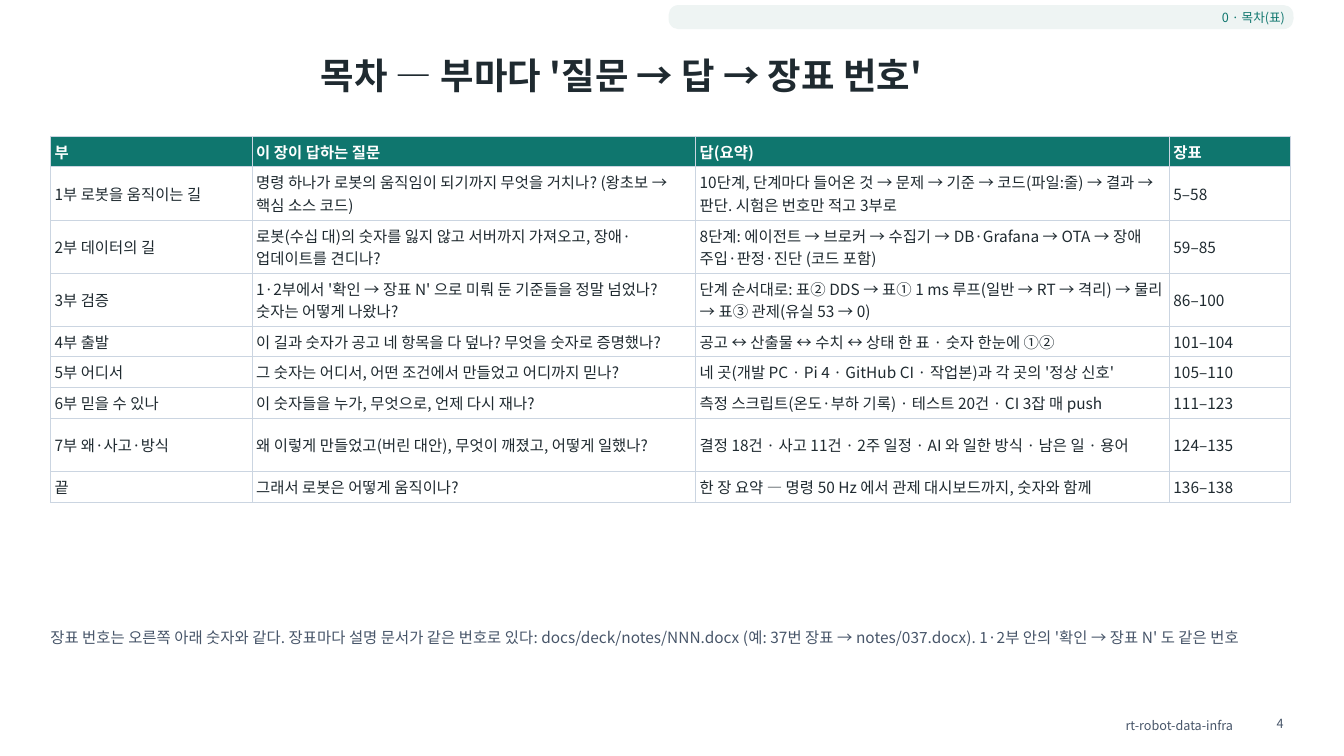
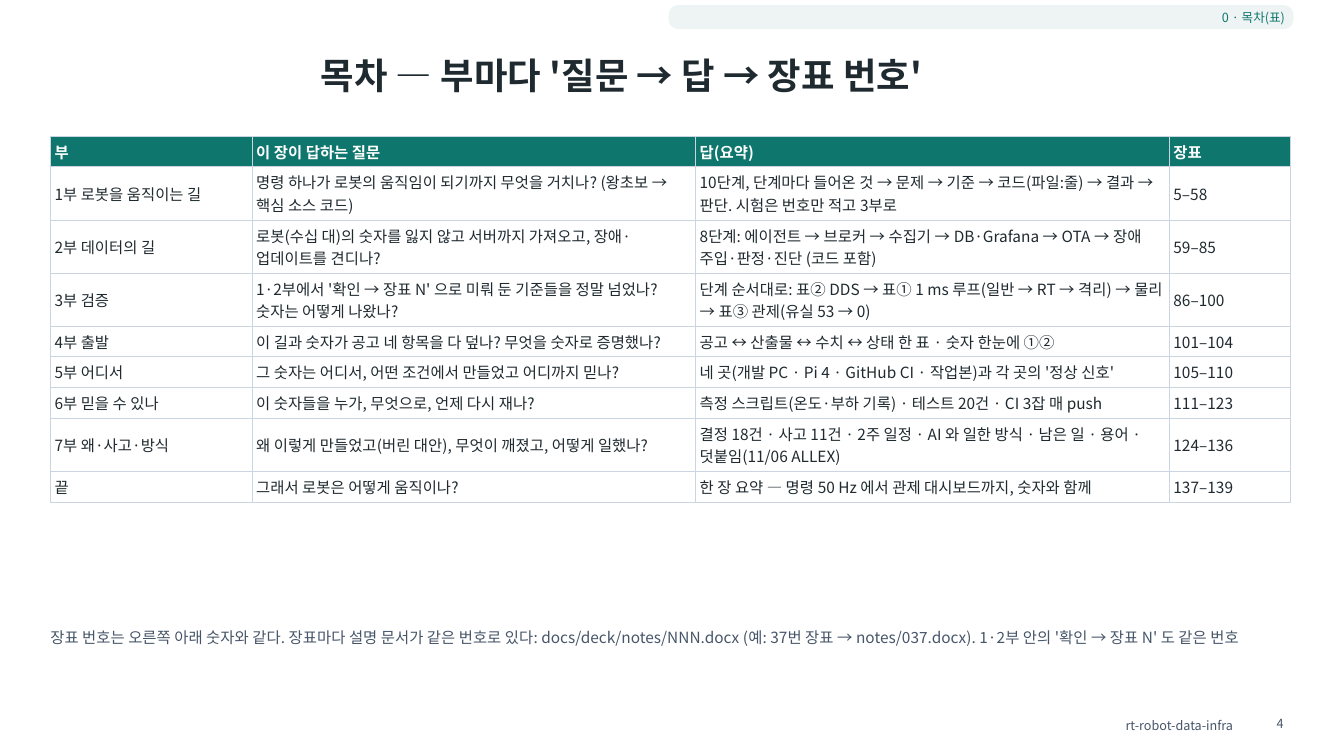
Before and after one commit to ohevance/rt-robot-data-infra, a slide deck: slide 4 of docs/deck/rt-robot-data-infra.pptx. Drawn at 1344x756 pixels with LibreOffice and Linux fonts; fonts in the diff are those of the drawing. Boxes give left, top, right and bottom in pixels: in the first picture for what was removed or moved away, otherwise in the second. Text is boxed around its words. In the diff, an @@ line names an element or a change of style, - is before the commit and + after.

```diff
--- a/docs/deck/rt-robot-data-infra.pptx
+++ b/docs/deck/rt-robot-data-infra.pptx
@@ table at (50, 136, 1291, 500) @@
-row 8, column 3: 결정 18건 · 사고 11건 · 2주 일정 · AI 와 일한 방식 · 남은 일 · 용어
+row 8, column 3: 결정 18건 · 사고 11건 · 2주 일정 · AI 와 일한 방식 · 남은 일 · 용어 · 덧붙임(11/06 ALLEX)
-row 8, column 4: 124–135
+row 8, column 4: 124–136
-row 9, column 4: 136–138
+row 9, column 4: 137–139
```
Also in this commit, not shown: 10 other slides changed, 1 slide added, 43 other files.
